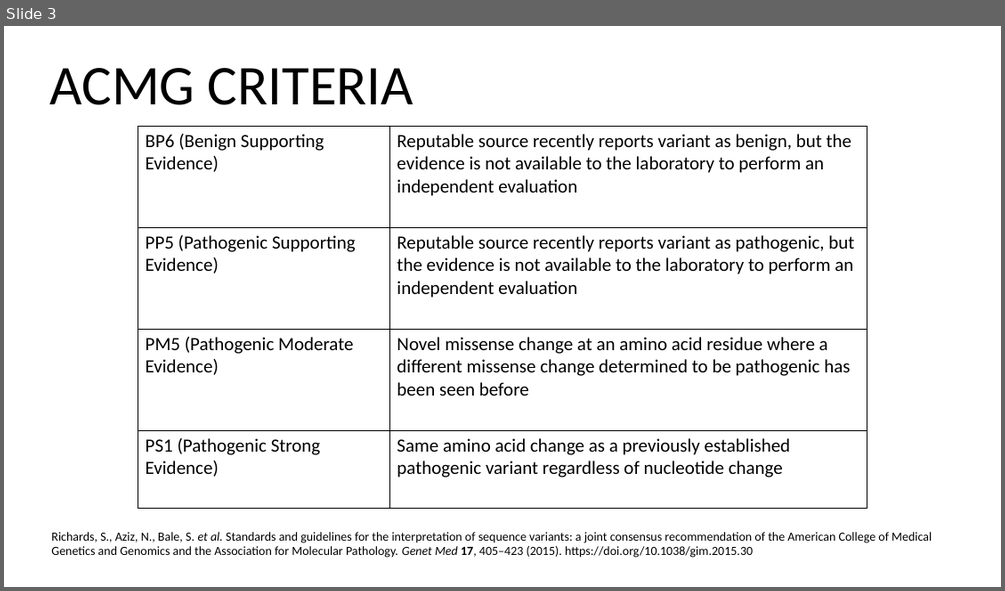
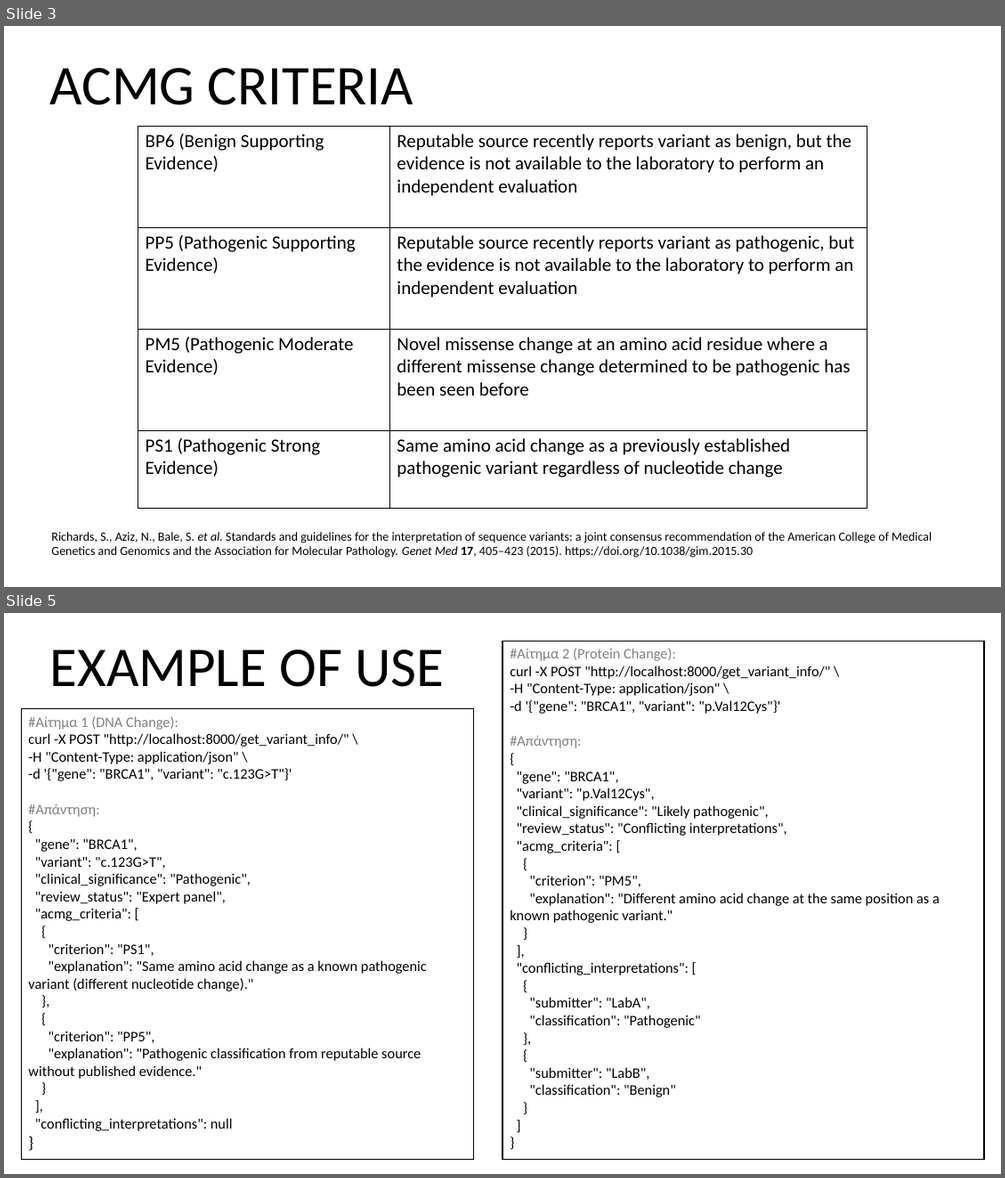
Before and after one commit to iliaanaa/genekor, a slide deck: intro.pptx. Shown one above the other, each under a label of ours: slide 3 before the commit, slides 3 and 5 after it; the slides between them are not shown. The pictures are 1005x591 and 1005x1178 pixels, drawn with LibreOffice and Linux fonts; fonts in the diff are those of the drawing. Boxes give left, top, right and bottom in pixels: in the first picture for what was removed or moved away, otherwise in the second. Text is boxed around its words. In the diff, an @@ line names an element or a change of style, - is before the commit and + after.

```diff
--- a/intro.pptx
+++ b/intro.pptx
@@ slide 5 added at [4,613,1001,1174], background #FFFFFF @@
@@ text added at [50,649,444,687], 54 pt, text #000000 @@
+EXAMPLE OF USE
@@ rectangle added at [502,641,985,1159], fill #FFFFFF, outline #000000 1 pt, 14 pt, text #000000 @@
+#Αίτημα 2 (Protein Change):
+curl -X POST "http://localhost:8000/get_variant_info/" \
+-H "Content-Type: application/json" \
+-d '{"gene": "BRCA1", "variant": "p.Val12Cys"}'
+#Απάντηση:
+{
+"gene": "BRCA1",
+"variant": "p.Val12Cys",
+"clinical_significance": "Likely pathogenic",
+"review_status": "Conflicting interpretations",
+"acmg_criteria": [
+{
+"criterion": "PM5",
+"explanation": "Different amino acid change at the same position as a known pathogenic variant."
+}
+],
+"conflicting_interpretations": [
+{
+"submitter": "LabA",
+"classification": "Pathogenic"
+},
+{
+"submitter": "LabB",
+"classification": "Benign"
+}
+]
+}
@@ rectangle added at [21,709,474,1159], fill #FFFFFF, outline #000000 1 pt, 14 pt, text #000000 @@
+#Αίτημα 1 (DNA Change):
+curl -X POST "http://localhost:8000/get_variant_info/" \
+-H "Content-Type: application/json" \
+-d '{"gene": "BRCA1", "variant": "c.123G>T"}'
+#Απάντηση:
+{
+"gene": "BRCA1",
+"variant": "c.123G>T",
+"clinical_significance": "Pathogenic",
+"review_status": "Expert panel",
+"acmg_criteria": [
+{
+"criterion": "PS1",
+"explanation": "Same amino acid change as a known pathogenic variant (different nucleotide change)."
+},
+{
+"criterion": "PP5",
+"explanation": "Pathogenic classification from reputable source without published evidence."
+}
+],
+"conflicting_interpretations": null
+}
```
Also in this commit, not shown: 1 slide changed, 9 other slides added, 1 slide removed.
